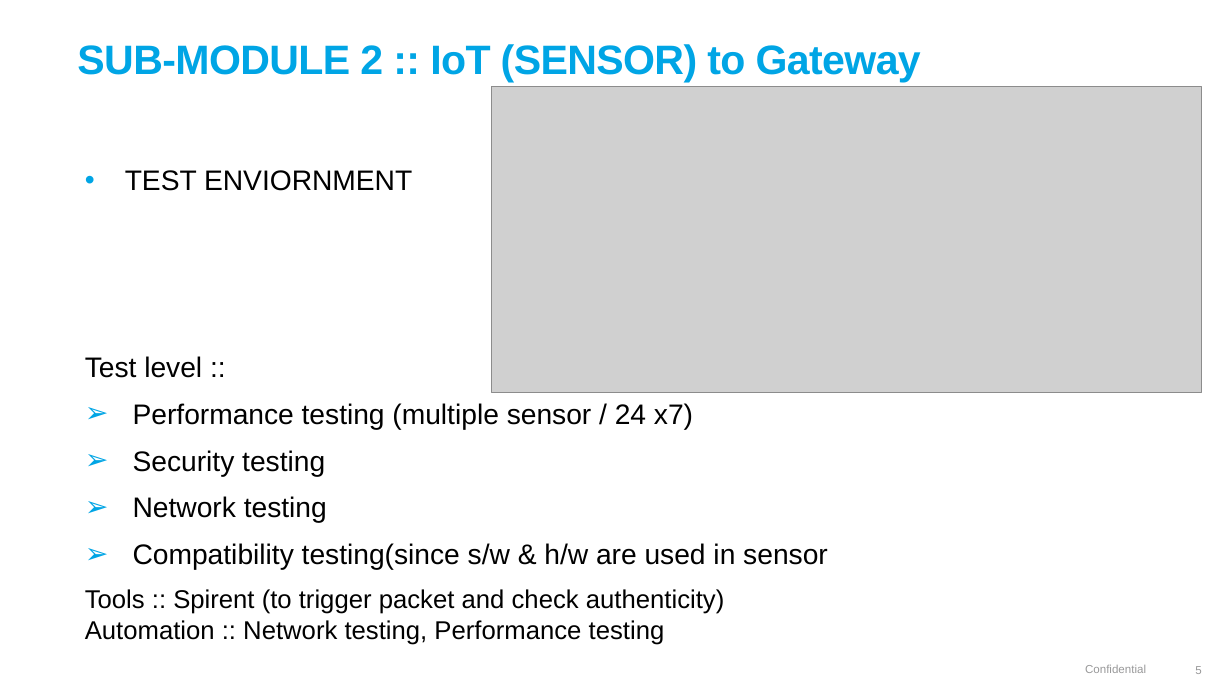
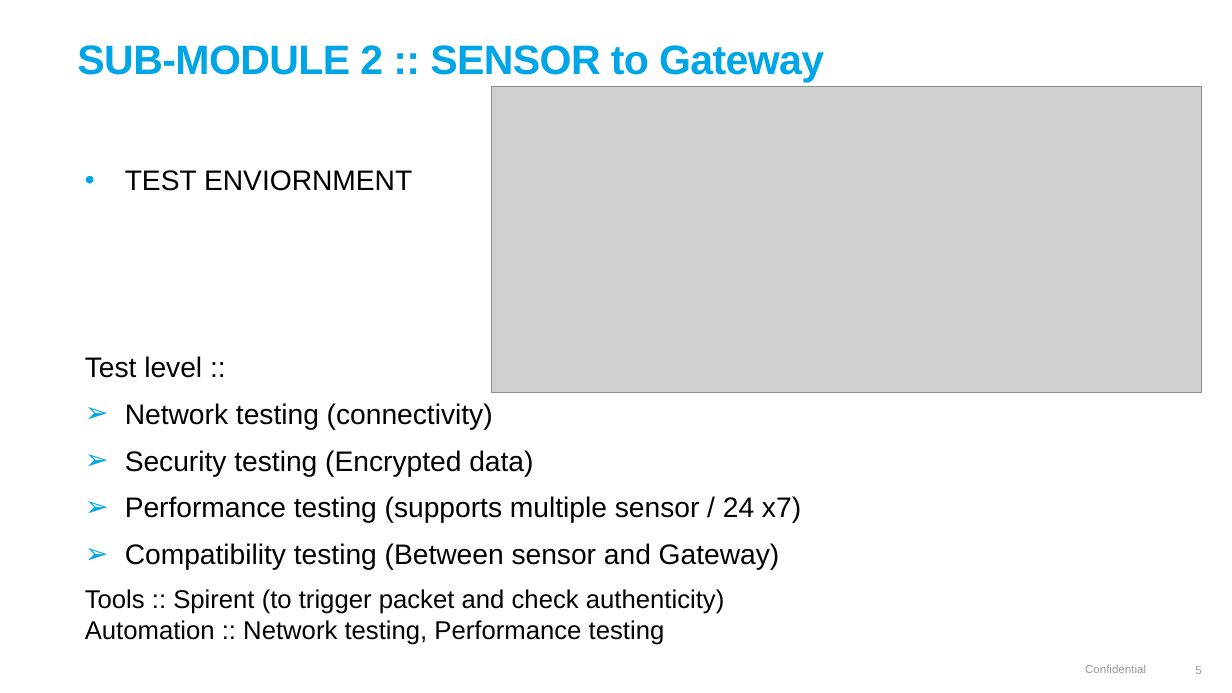
Before and after one commit to lasse1900/test_assignment_30032022, a slide deck: slide 5 of QA SIMULATION PROJECT.pptx. Drawn at 1232x693 pixels with LibreOffice and Linux fonts; fonts in the diff are those of the drawing; grey boxes stand for pictures; background and template pictures are left out. Boxes give left, top, right and bottom in pixels: in the first picture for what was removed or moved away, otherwise in the second. Text is boxed around its words. In the diff, an @@ line names an element or a change of style, - is before the commit and + after.

```diff
--- a/QA SIMULATION PROJECT.pptx
+++ b/QA SIMULATION PROJECT.pptx
@@ title at box(77, 45, 824, 83): text changed @@
-SUB-MODULE 2 :: IoT (SENSOR) to Gateway
+SUB-MODULE 2 :: SENSOR to Gateway
@@ text at box(125, 403, 801, 570): text changed @@
-➢ Performance testing (multiple sensor / 24 x7)
-➢ Security testing
-➢ Network testing
-➢ Compatibility testing(since s/w & h/w are used in sensor
+➢ Network testing (connectivity)
+➢ Security testing (Encrypted data)
+➢ Performance testing (supports multiple sensor / 24 x7)
+➢ Compatibility testing (Between sensor and Gateway)
```
Also in this commit, not shown: 7 other slides changed, 2 slides added.
